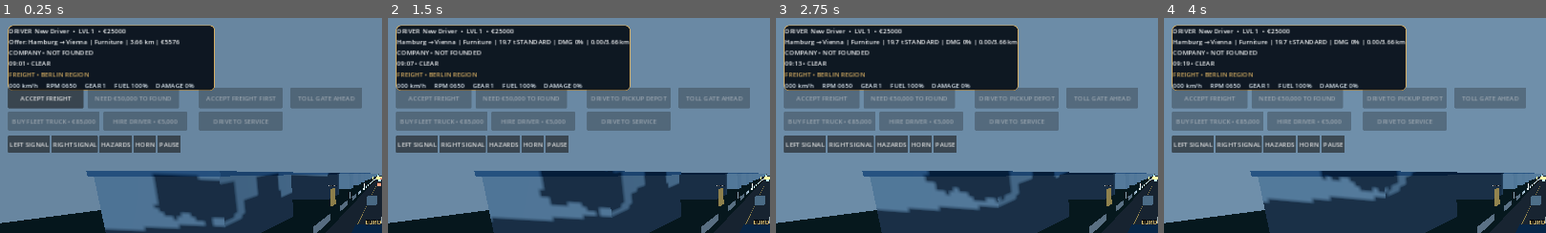
Above: before the commit, frames 1-4 (left to right).
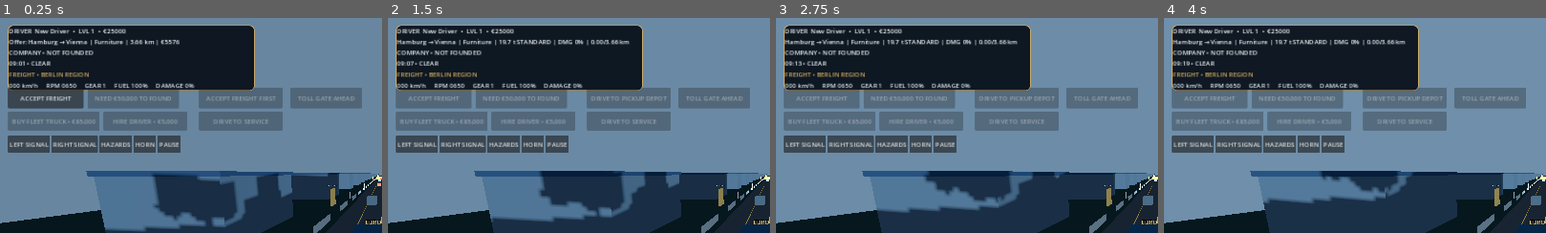
Above: after the commit, the same moments.

Repository: haseebop668-a11y/EURO-HAUL
Game: Godot game, scene res://Scenes/Main.tscn
Same seed, same stepped clock (60 frames per second), same inputs: the game is played once before the commit and once after it.
Inputs:
- Up to frame 1 (0.25 s): no input
- Up to frame 2 (1.5 s): click "ACCEPT FREIGHT" at 0.5 s; click "◀" at 1.25 s
- Up to frame 3 (2.75 s): click "BRAKE" at 2 s
- Up to frame 4 (4 s): click "GAS" at 2.75 s; click "RETARDER" at 3.5 s
The pictures show only the part of the screen within x 0-50%, y 0-50%; the shares and areas given below are measured in that part.

The runs differ from the first frame. In frame 1, 3.3% of the frame differs, in the area x 55-67%, y 3-34%; in frame 2, 1.1%; in frame 3, 1.1%; in frame 4, 1.1%.

Commit message:
ui: widen compact dashboard to fit cargo and company telemetry

Diff:
--- a/Godot/Scripts/main.gd
+++ b/Godot/Scripts/main.gd
@@ -478,7 +478,7 @@
 	add_child(layer)
 	var panel := PanelContainer.new()
 	panel.position = Vector2(20, 18)
-	panel.custom_minimum_size = Vector2(520, 150)
+	panel.custom_minimum_size = Vector2(620, 150)
 	var style := StyleBoxFlat.new()
 	style.bg_color = Color(0.025, 0.055, 0.09, 0.92)
 	style.border_color = GOLD
